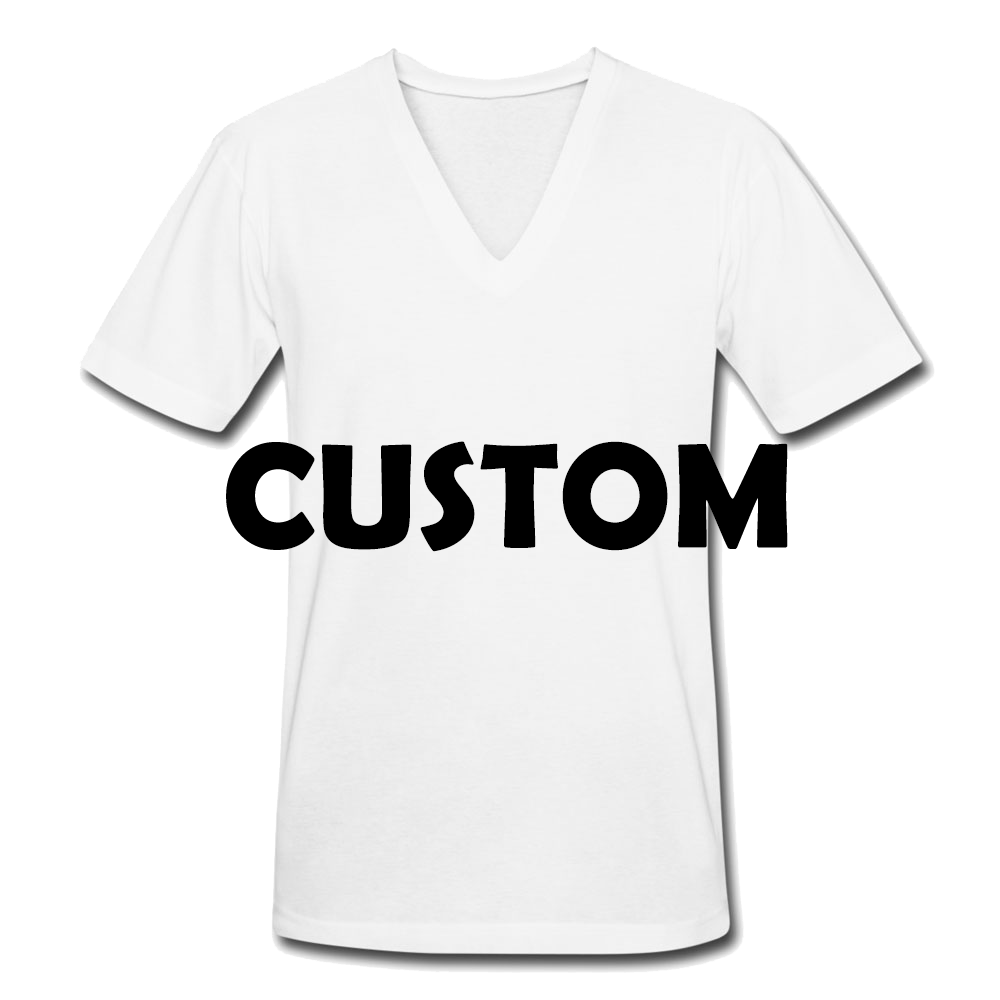
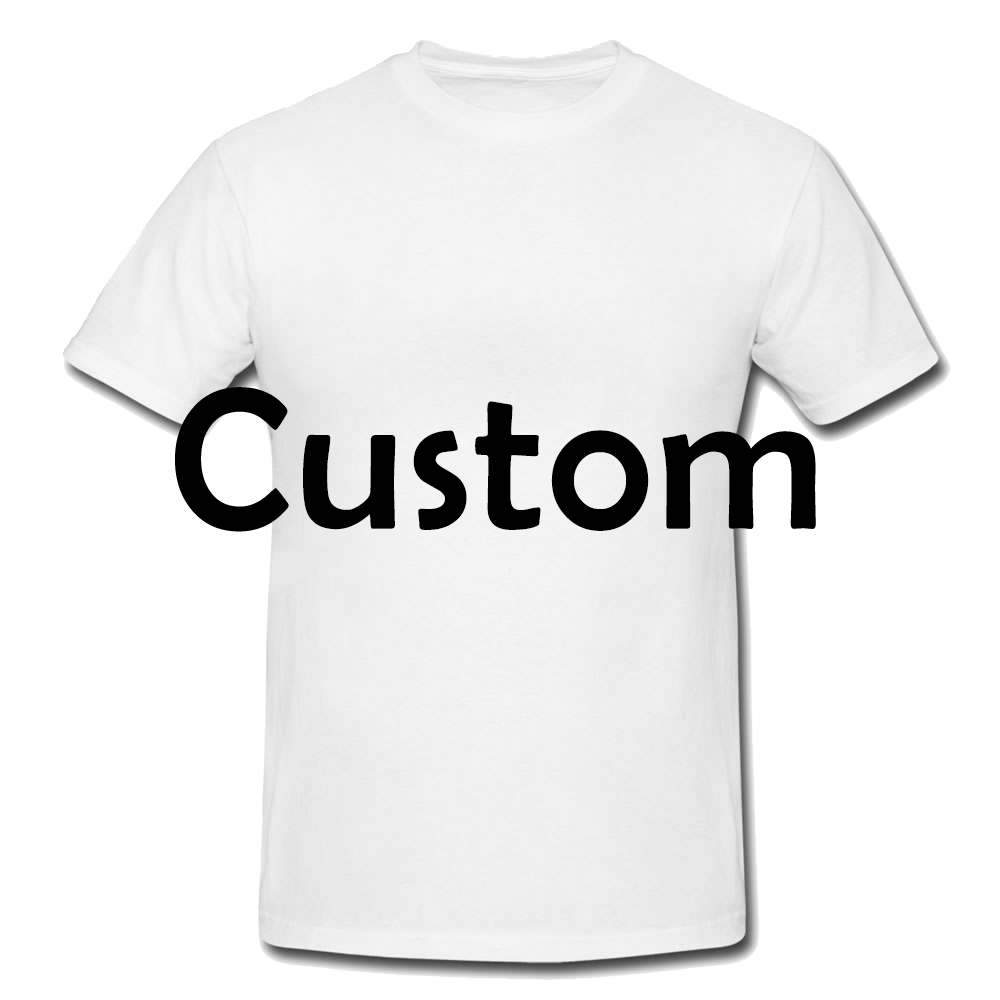
Comparing the layer stacks of the two 1000 × 1000 images. Changes:
removed layer "CUSTOM" over (226, 441, 788, 552)
renamed "Layer 1" to "Custom", painted on it over (79, 46, 935, 973)
added layer "Background copy" over (62, 40, 951, 980)
